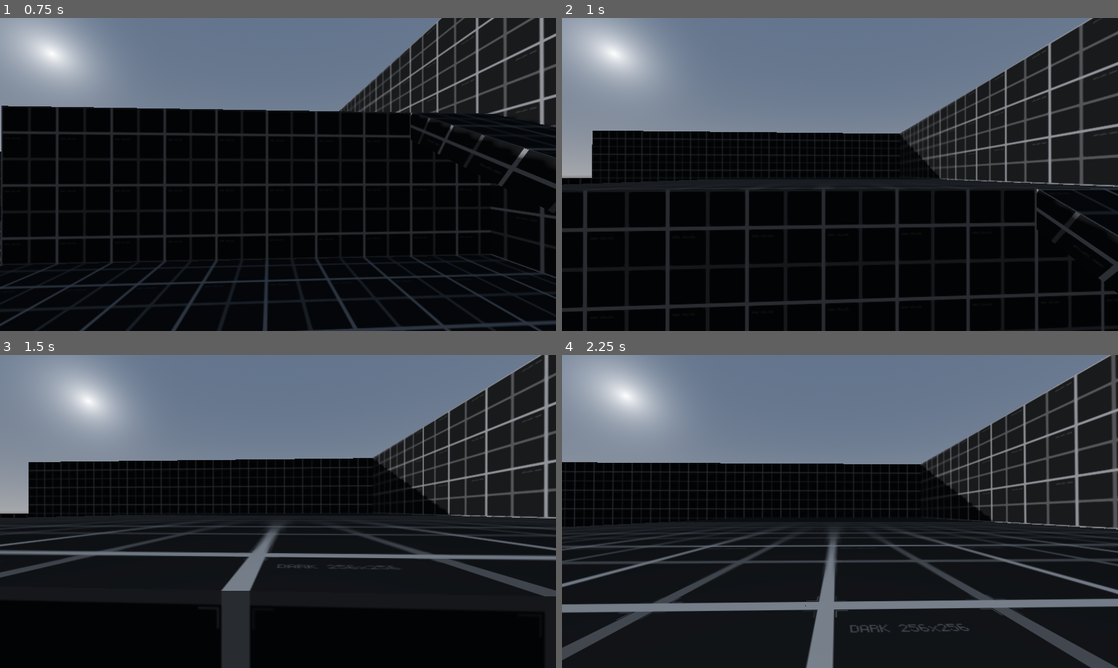
Above: before the commit, frames 1-4 (two rows, left to right).
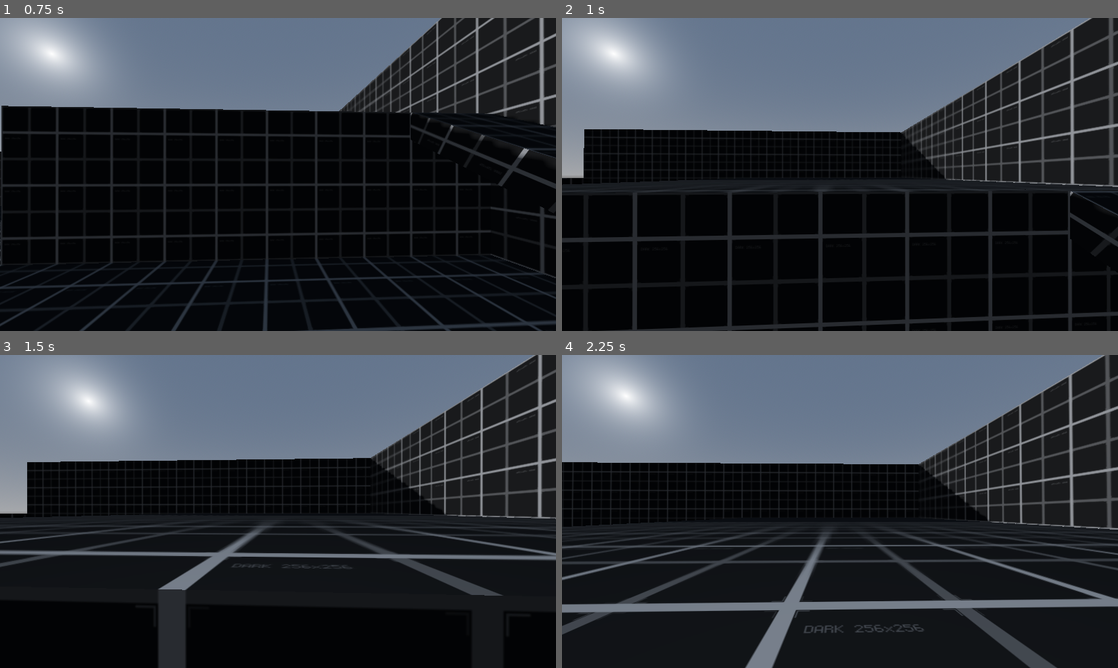
Above: after the commit, the same moments.

Repository: rbarongr/GodotFirstPersonController
Game: Godot game, scene res://Sandbox.tscn
The game is run twice, just before and just after one commit, with the same random seed, the same clock (stepped at 60 frames per second) and the same inputs.
Inputs (mouse positions are in pixels of both pictures, inside the frame that each line leads up to):
- Up to frame 1 (0.75 s): tap Enter at 0.5 s; move the mouse to (305, 174) at 0.52 s; hold W (move_forward) from 0.53 s (still down); hold Shift (move_walk) from 0.53 s (still down)
- Up to frame 2 (1 s): keep holding W (move_forward); keep holding Shift (move_walk); tap Space (jump) at 0.77 s; tap Ctrl (move_crouch, bound only after the commit) at 0.8 s
- Up to frame 3 (1.5 s): keep holding W (move_forward); move the mouse to (250, 511) at 1.27 s; release Shift (move_walk) at 1.28 s; tap Ctrl (move_crouch, bound only after the commit) at 1.35 s
- Up to frame 4 (2.25 s): keep holding W (move_forward); tap Space (jump) at 1.52, 2 s; tap Shift (move_walk) at 1.55 s; move the mouse to (851, 505) at 2.02 s; hold Shift (move_walk) from 2.03 s (still down)

Frame 1 is identical in both runs. In frame 2, 12% of the frame differs, in the area x 0-100%, y 0-100%; in frame 3, 11%; in frame 4, 14%.

Commit message:
reimplemented shift-walk and adding crouch-walk

Diff:
--- a/Player/player.gd
+++ b/Player/player.gd
@@ -2,14 +2,22 @@
 
 @export_category("Player")
 @export_range(1, 35, 1) var speed_run: float = 10 # m/s
-@export_range(1, 35, 1) var speed_walk: float = speed_run / 2 # m/s
+@export_range(1, 35, 1) var speed_walk: float = 5 # m/s
+# how fast the player walks while crouching
+@export_range(1, 35, 1) var speed_crouched: float = 2
+# how fast the player goes into crouch position
+@export_range(1, 35, 1) var speed_crouching: float = 20
+
 @export_range(10, 400, 1) var acceleration: float = 10000 # m/s^2
 
 @export_range(0.1, 3.0, 0.1) var jump_height: float = 1.5 # m
 @export_range(0.1, 9.25, 0.05, "or_greater") var camera_sens: float = 4
 
+var speed: float = speed_run
+
 var jumping: bool = false
 var speed_walking: bool = false
+
 var mouse_captured: bool = false
 
 var gravity: float = ProjectSettings.get_setting("physics/3d/default_gravity")
@@ -28,9 +36,14 @@
 
 func _input(event: InputEvent) -> void:
 	if event is InputEventMouseMotion: look_dir = event.relative * 0.01
-	if Input.is_action_pressed("move_walk"): speed_walking = true
-	if Input.is_action_just_released("move_walk"): speed_walking = false
+
+	if Input.is_action_pressed("move_walk"): speed = speed_walk
+	if Input.is_action_just_released("move_walk"): speed = speed_run
+	if Input.is_action_pressed("move_crouch"): speed = speed_crouched
+	if Input.is_action_just_released("move_crouch"): speed = speed_run
+
 	if Input.is_action_just_pressed("jump"): jumping = true
+
 	if Input.is_action_just_pressed("exit"): get_tree().quit()
 
 func _physics_process(delta: float) -> void:
@@ -57,8 +70,6 @@
 	var _forward: Vector3 = camera.transform.basis * Vector3(move_dir.x, 0, move_dir.y)
 	var walk_dir: Vector3 = Vector3(_forward.x, 0, _forward.z).normalized()
 
-	var speed = speed_run
-	if speed_walking: speed = speed_walk
 	walk_vel = walk_vel.move_toward(walk_dir * speed * move_dir.length(), acceleration * delta)
 	return walk_vel
 
--- a/project.godot
+++ b/project.godot
@@ -84,3 +84,8 @@
 "events": [Object(InputEventKey,"resource_local_to_scene":false,"resource_name":"","device":-1,"window_id":0,"alt_press …(182 unchanged characters)…
 ]
 }
+move_crouch={
+"deadzone": 0.5,
+"events": [Object(InputEventKey,"resource_local_to_scene":false,"resource_name":"","device":-1,"window_id":0,"alt_pressed":false,"shift_pressed":false,"ctrl_pressed":false,"meta_pressed":false,"pressed":false,"keycode":0,"physical_keycode":4194326,"key_label":0,"unicode":0,"echo":false,"script":null)
+]
+}
